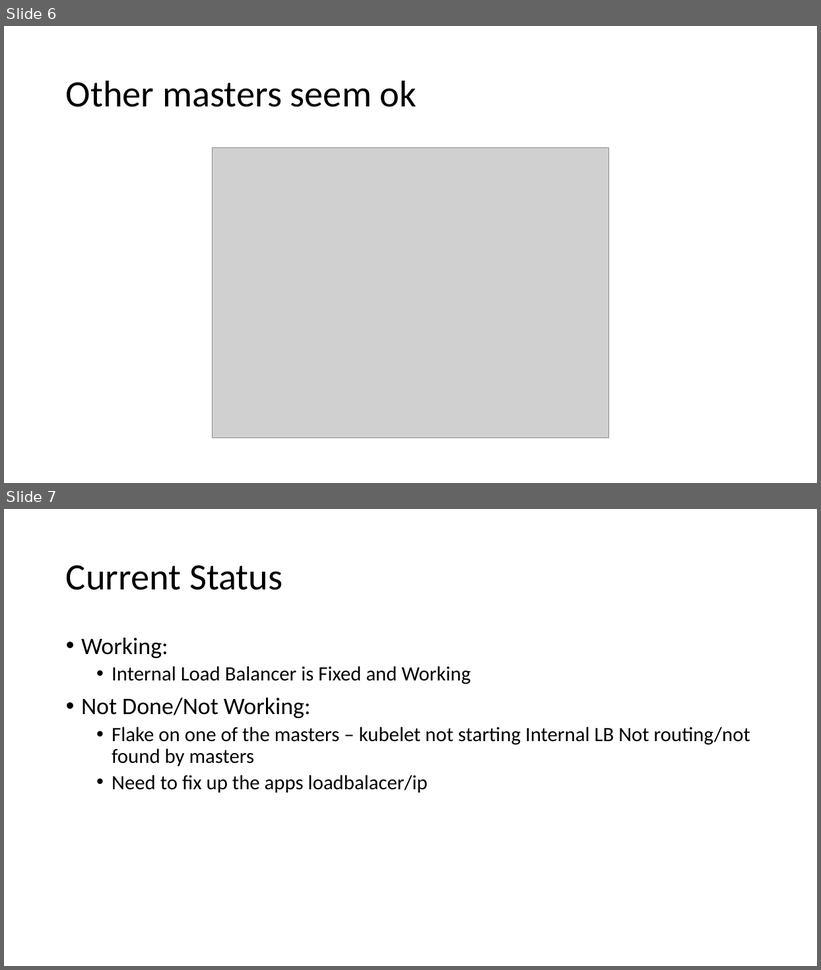
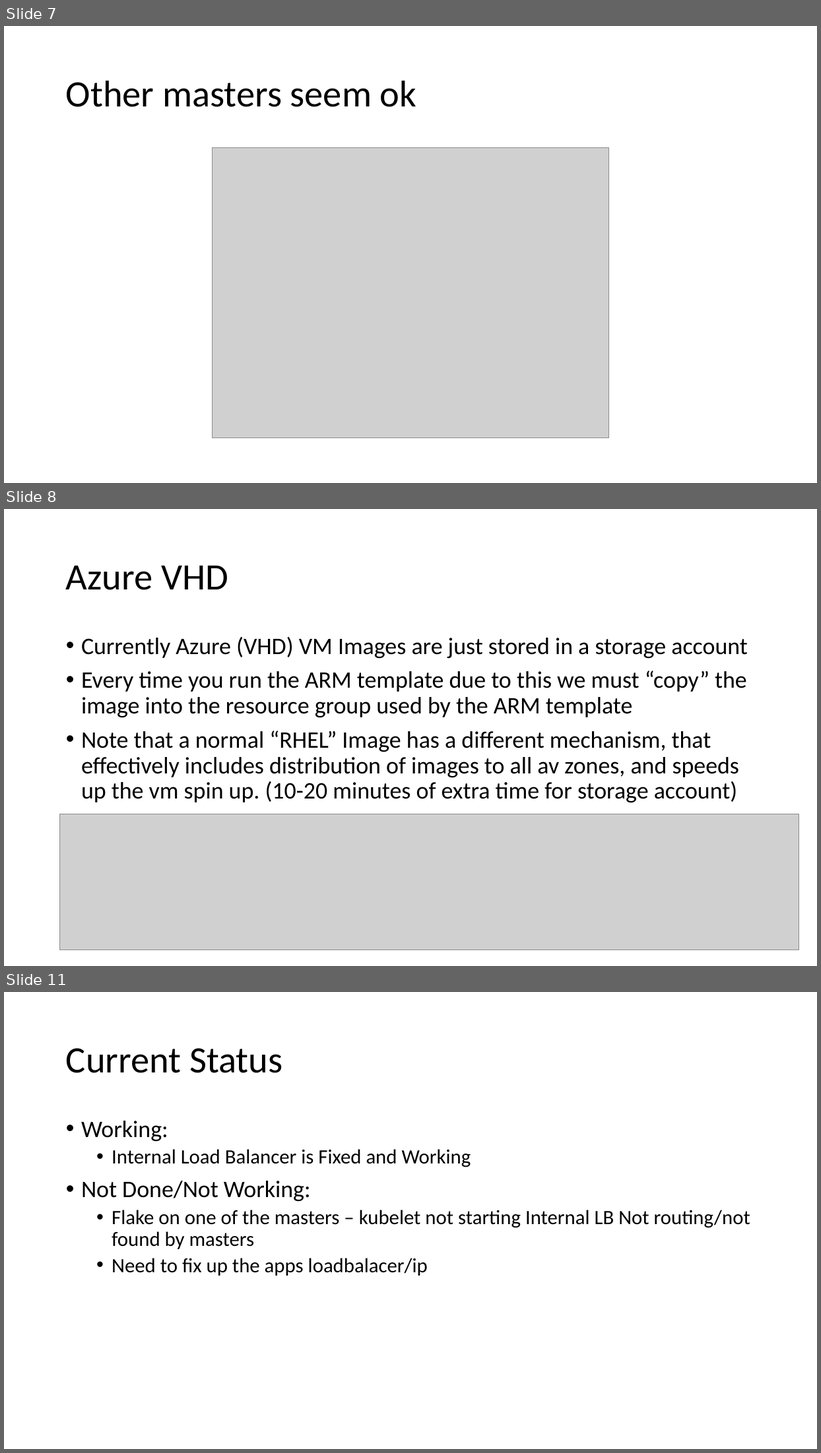
Before and after one commit to glennswest/ocpupi4azure, a slide deck: arm/doc/azocpupidemo2.pptx. Shown one above the other, each under a label of ours: slides 6 and 7 before the commit, slides 7, 8 and 11 after it; the slides between them are not shown. The pictures are 821x970 and 821x1453 pixels, drawn with LibreOffice and Linux fonts; fonts in the diff are those of the drawing; grey boxes stand for pictures. Boxes give left, top, right and bottom in pixels: in the first picture for what was removed or moved away, otherwise in the second. Text is boxed around its words. In the diff, an @@ line names an element or a change of style, - is before the commit and + after.

```diff
--- a/arm/doc/azocpupidemo2.pptx
+++ b/arm/doc/azocpupidemo2.pptx
@@ slide 8 added at (x1=4, y1=509, x2=817, y2=966), background #FFFFFF @@
@@ title added at (x1=66, y1=565, x2=228, y2=590), 44 pt, text #000000 @@
+Azure VHD
@@ text added at (x1=81, y1=637, x2=748, y2=803), 28 pt, text #000000 @@
+• Currently Azure (VHD) VM Images are just stored in a storage account
+• Every time you run the ARM template due to this we must “copy” the image into the resource group used by the ARM template
+• Note that a normal “RHEL” Image has a different mechanism, that effectively includes distribution of images to all av zones, and speeds up the vm spin up. (10-20 minutes of extra time for storage account)
@@ picture added at (x1=60, y1=815, x2=799, y2=950) @@
@@ what was slide 6 is now slide 7 @@
@@ what was slide 7 is now slide 11 @@
```
Also in this commit, not shown: 3 other slides added, 1 other file.
